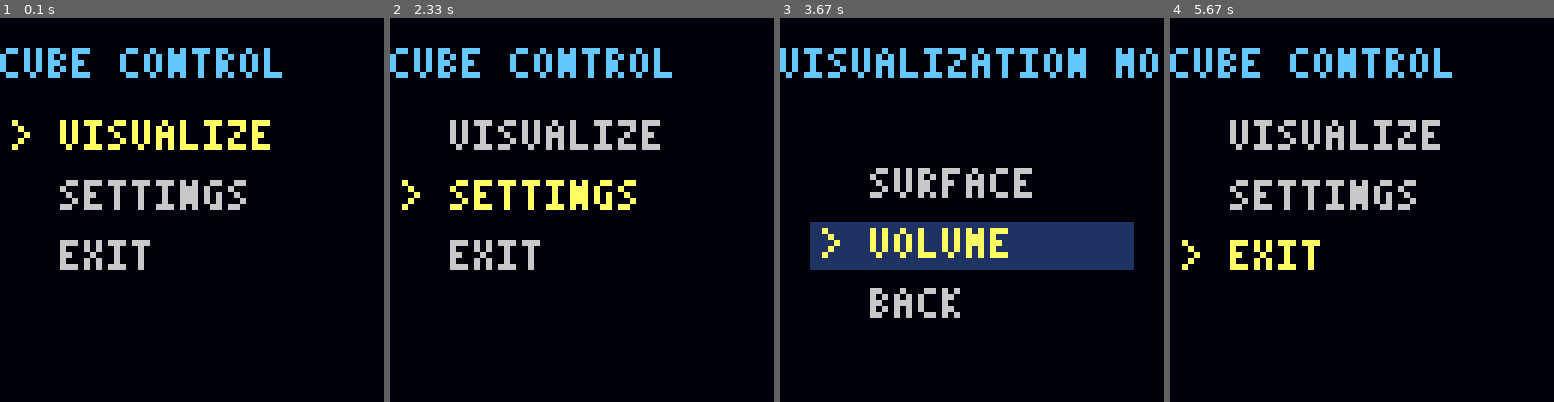
Above: before the commit, frames 1-4 (left to right).
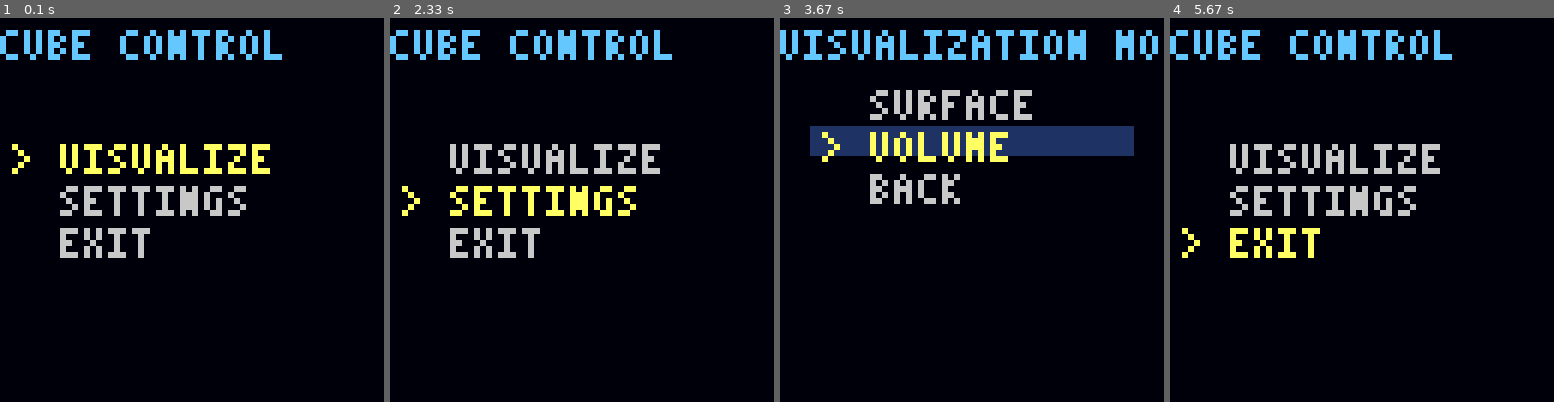
Above: after the commit, the same moments.

Repository: brodykellish/cube
Game: pygame game, started from cube_control.py
Two runs of this game, one before a commit and one after it. Both use one fixed random seed, a clock stepped at 60 frames per second and the inputs below.
Inputs:
- Up to frame 1 (0.1 s): no input
- Up to frame 2 (2.33 s): tap one key every 0.33 s from 0.33 s: Enter Space Enter Space B Down
- Up to frame 3 (3.67 s): tap W at 2.33 s; tap Enter at 3.17 s; tap S at 3.5 s
- Up to frame 4 (5.67 s): tap W at 3.9, 4.2 s; tap B at 4.83 s; tap S at 5.17, 5.57 s

The runs differ from the first frame. In frame 1, 10% of the frame differs, in the area x 0-74%, y 3-66%; in frame 2, 10%; in frame 3, 27%, in the area x 0-99%, y 3-79%; in frame 4, 10%.

Commit message:
Fix menu rendering

Diff:
--- a/cube_control.py
+++ b/cube_control.py
@@ -5,11 +5,14 @@
 """
 
 import os
-# Configure PyOpenGL for EGL before any OpenGL imports
-os.environ['PYOPENGL_PLATFORM'] = 'egl'
+import sys
+
+# Configure PyOpenGL platform before any OpenGL imports
+# EGL is only for Linux - macOS uses native OpenGL
+if sys.platform == 'linux':
+    os.environ['PYOPENGL_PLATFORM'] = 'egl'
 
 import argparse
-import sys
 import time
 from pathlib import Path
 
--- a/src/cube/menu/controller.py
+++ b/src/cube/menu/controller.py
@@ -3,8 +3,12 @@
 """
 
 import os
-# Configure PyOpenGL for EGL before any OpenGL imports
-os.environ['PYOPENGL_PLATFORM'] = 'egl'
+import sys
+
+# Configure PyOpenGL platform before any OpenGL imports
+# EGL is only for Linux - macOS uses native OpenGL
+if sys.platform == 'linux':
+    os.environ['PYOPENGL_PLATFORM'] = 'egl'
 
 import time
 import numpy as np
--- a/src/cube/menu/menu_states.py
+++ b/src/cube/menu/menu_states.py
@@ -49,11 +49,11 @@
         scale = 1
 
         # Title
-        title_y = 5 * scale
+        title_y = 2 * scale
         renderer.draw_text_centered("CUBE CONTROL", y=title_y, color=(100, 200, 255), scale=scale)
 
         # Menu options - centered vertically
-        item_height = 10 * scale
+        item_height = 7 * scale
         total_height = len(self.options) * item_height
         y_start = (renderer.height - total_height) // 2
 
@@ -118,7 +118,7 @@
         scale = 1
 
         # Title
-        title_y = 3 * scale
+        title_y = 1 * scale
         renderer.draw_text_centered("SHADER SELECT", y=title_y, color=(100, 200, 255), scale=scale)
 
         if not self.shaders:
@@ -127,9 +127,9 @@
             return
 
         # Calculate item height and visible items based on screen size
-        item_height = 9 * scale
-        y_start = 12 * scale
-        available_height = renderer.height - y_start - (15 * scale)  # Leave room for instructions
+        item_height = 7 * scale
+        y_start = 8 * scale
+        available_height = renderer.height - y_start - (2 * scale)  # Minimal bottom margin
         visible_items = max(3, available_height // item_height)
 
         # Calculate scroll offset to keep selected item visible
@@ -155,7 +155,7 @@
 
             # Draw shader name (truncate if too long)
             shader_name = shader.stem
-            char_width = 6 * scale  # Approximate character width
+            char_width = 4 * scale  # 3x5 font: 3 pixels + 1 spacing
             max_chars = (renderer.width - 15 * scale) // char_width
             if len(shader_name) > max_chars:
                 shader_name = shader_name[:max_chars - 2] + ".."
@@ -218,20 +218,20 @@
         scale = 1
 
         # Title
-        title_y = 3 * scale
+        title_y = 1 * scale
         renderer.draw_text_centered("CAMERA MODE", y=title_y, color=(100, 200, 255), scale=scale)
 
         # Show shader name
         shader_name = Path(self.shader_path).stem
-        shader_y = 12 * scale
-        max_chars = (renderer.width - 10 * scale) // (6 * scale)
+        shader_y = 8 * scale
+        max_chars = (renderer.width - 10 * scale) // (4 * scale)  # 3x5 font: 4 pixels per char
         if len(shader_name) > max_chars:
             shader_name = shader_name[:max_chars - 2] + ".."
         renderer.draw_text_centered(shader_name, y=shader_y, color=(150, 150, 150), scale=scale)
 
         # Menu options
-        item_height = 10 * scale
-        y_start = 25 * scale
+        item_height = 7 * scale
+        y_start = 16 * scale
 
         for i, (label, mode, description) in enumerate(self.options):
             y = y_start + i * item_height
@@ -298,12 +298,12 @@
         scale = 1
 
         # Title
-        title_y = 5 * scale
+        title_y = 2 * scale
         renderer.draw_text_centered("VISUALIZATION MODE", y=title_y, color=(100, 200, 255), scale=scale)
 
         # Menu options
-        item_height = 10 * scale
-        y_start = 25 * scale
+        item_height = 7 * scale
+        y_start = 12 * scale
 
         for i, (label, mode, description) in enumerate(self.options):
             y = y_start + i * item_height
@@ -378,7 +378,7 @@
         scale = 1
 
         # Title
-        title_y = 3 * scale
+        title_y = 1 * scale
         renderer.draw_text_centered("VOLUMETRIC SHADERS", y=title_y, color=(100, 200, 255), scale=scale)
 
         if not self.shaders:
@@ -387,9 +387,9 @@
             return
 
         # Calculate item height and visible items
-        item_height = 9 * scale
-        y_start = 12 * scale
-        available_height = renderer.height - y_start - (15 * scale)
+        item_height = 7 * scale
+        y_start = 8 * scale
+        available_height = renderer.height - y_start - (2 * scale)
         visible_items = max(3, available_height // item_height)
 
         # Calculate scroll offset
@@ -415,7 +415,7 @@
 
             # Draw shader name (truncate if too long)
             shader_name = shader.stem
-            char_width = 6 * scale
+            char_width = 4 * scale  # 3x5 font: 4 pixels per char
             max_chars = (renderer.width - 15 * scale) // char_width
             if len(shader_name) > max_chars:
                 shader_name = shader_name[:max_chars - 2] + ".."
@@ -480,12 +480,12 @@
         scale = 1
 
         # Title
-        title_y = 5 * scale
+        title_y = 2 * scale
         renderer.draw_text_centered("SETTINGS", y=title_y, color=(100, 200, 255), scale=scale)
 
         # Options
-        y_start = 25 * scale
-        item_height = 11 * scale
+        y_start = 12 * scale
+        item_height = 7 * scale
 
         for i, (label, setting_key, option_type) in enumerate(self.options):
             y = y_start + i * item_height
